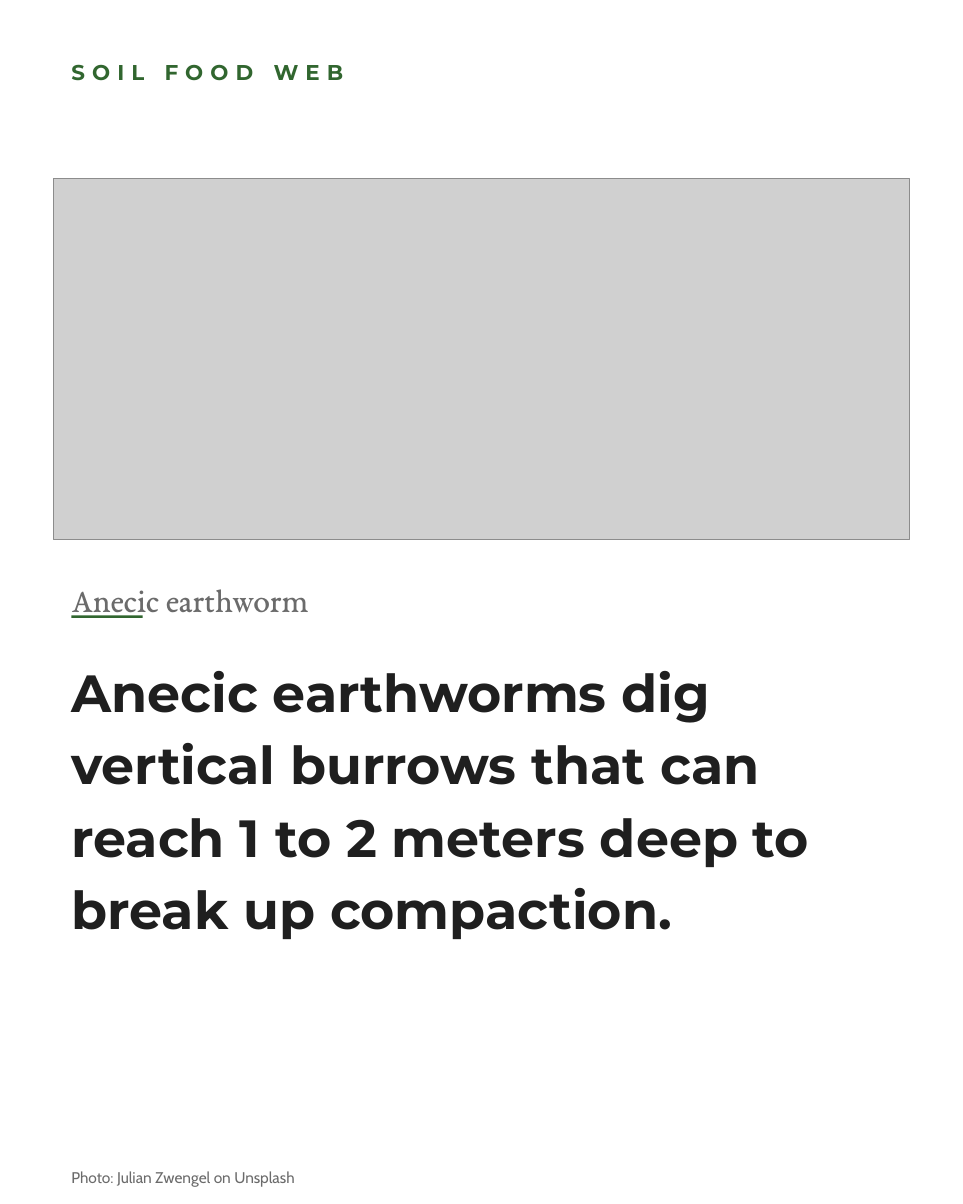
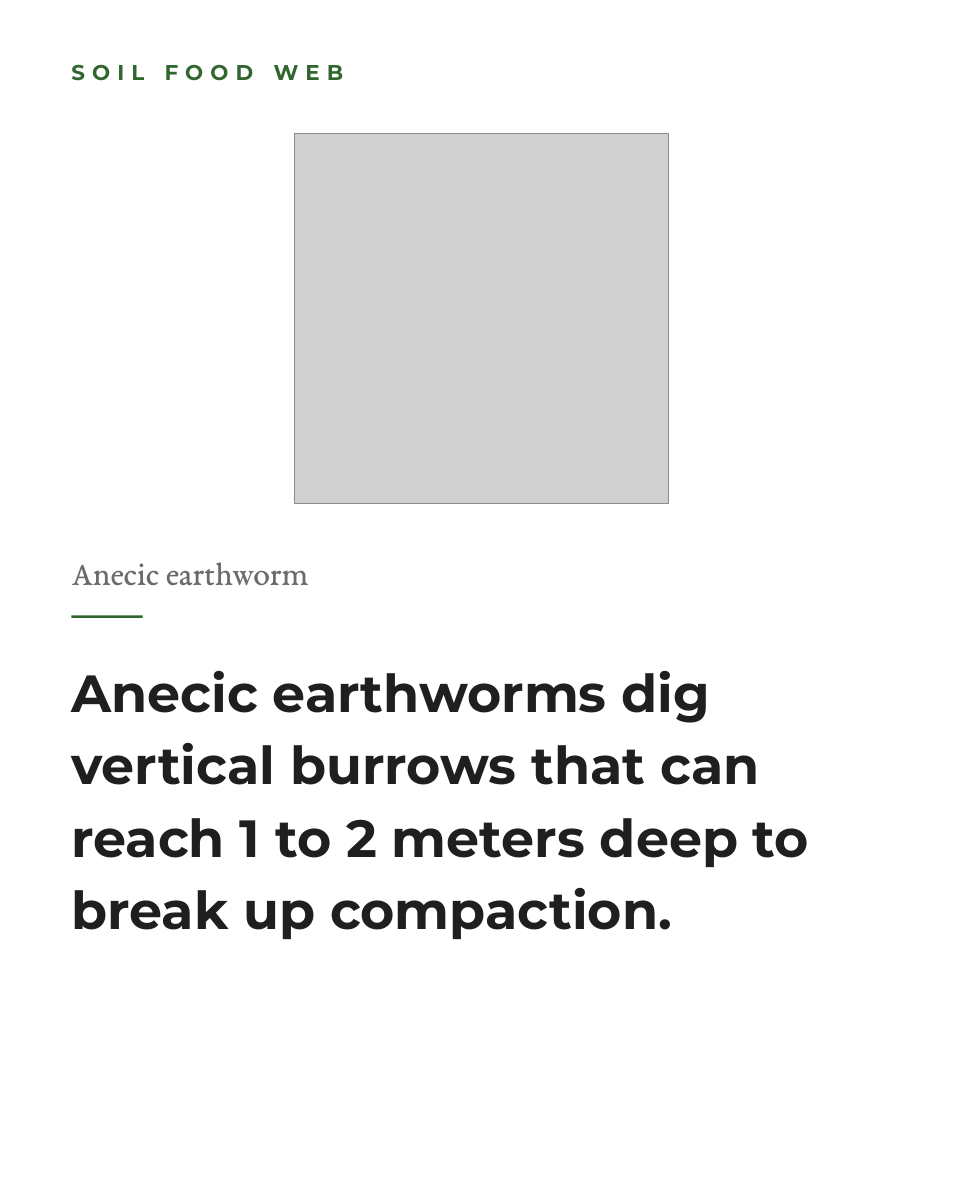
Before and after one commit to linneamoritznyc/SFW-SocialMedia, a slide deck: slide 2 of templates/posts/october/21-10-2026-wed-ig-world-earthworm-day.pptx. Drawn at 963x1204 pixels with LibreOffice and Linux fonts; fonts in the diff are those of the drawing; grey boxes stand for pictures. Boxes give left, top, right and bottom in pixels: in the first picture for what was removed or moved away, otherwise in the second. Text is boxed around its words. In the diff, an @@ line names an element or a change of style, - is before the commit and + after.

```diff
--- a/templates/posts/october/21-10-2026-wed-ig-world-earthworm-day.pptx
+++ b/templates/posts/october/21-10-2026-wed-ig-world-earthworm-day.pptx
@@ picture: place and size @@
-picture at [53, 178, 909, 539]
+picture at [294, 134, 669, 503]
@@ text "Anecic earthworm" rewrapped from [71, 589, 309, 618] to [71, 562, 309, 585] @@
@@ text removed at [71, 1171, 294, 1187] @@
-Photo: Julian Zwengel on Unsplash
```
Also in this commit, not shown: 2 other slides changed, 7 other files.
